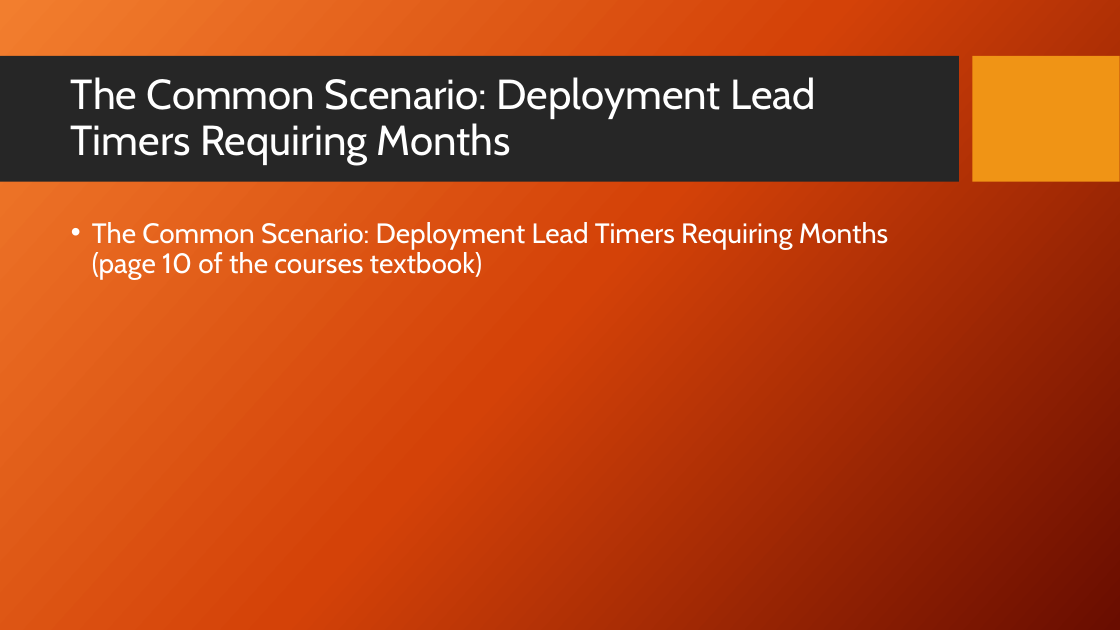
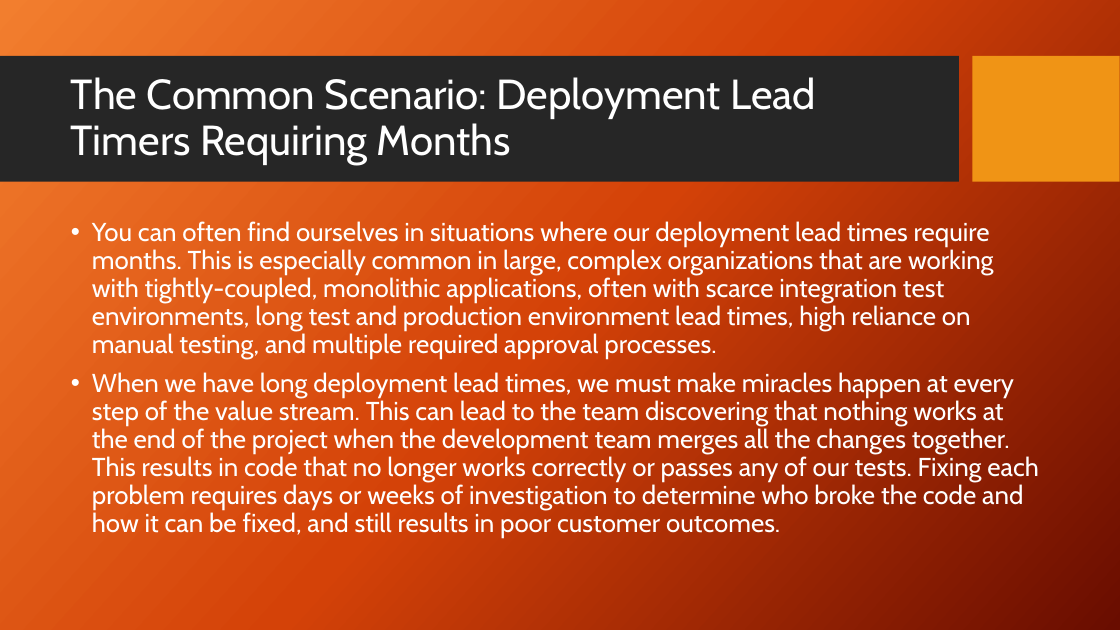
Before and after one commit to wthomason/web-430, a slide deck: slide 6 of week-1/thomason-presentation-1.2.pptx (slide 4 before the commit). Drawn at 1120x630 pixels with LibreOffice and Linux fonts; fonts in the diff are those of the drawing; background and template pictures are left out. Boxes give left, top, right and bottom in pixels: in the first picture for what was removed or moved away, otherwise in the second. Text is boxed around its words. In the diff, an @@ line names an element or a change of style, - is before the commit and + after.

```diff
--- a/week-1/thomason-presentation-1.2.pptx
+++ b/week-1/thomason-presentation-1.2.pptx
@@ text at [92, 221, 1038, 538]: text changed; size 24 to 22.2 pt @@
-• The Common Scenario: Deployment Lead Timers Requiring Months (page 10 of the courses textbook)
+• You can often find ourselves in situations where our deployment lead times require months. This is especially common in large, complex organizations that are working with tightly-coupled, monolithic applications, often with scarce integration test environments, long test and production environment lead times, high reliance on manual testing, and multiple required approval processes.
+• When we have long deployment lead times, we must make miracles happen at every step of the value stream. This can lead to the team discovering that nothing works at the end of the project when the development team merges all the changes together. This results in code that no longer works correctly or passes any of our tests. Fixing each problem requires days or weeks of investigation to determine who broke the code and how it can be fixed, and still results in poor customer outcomes.
```
Also in this commit, not shown: 3 other slides changed, 3 slides added, 1 other file.
